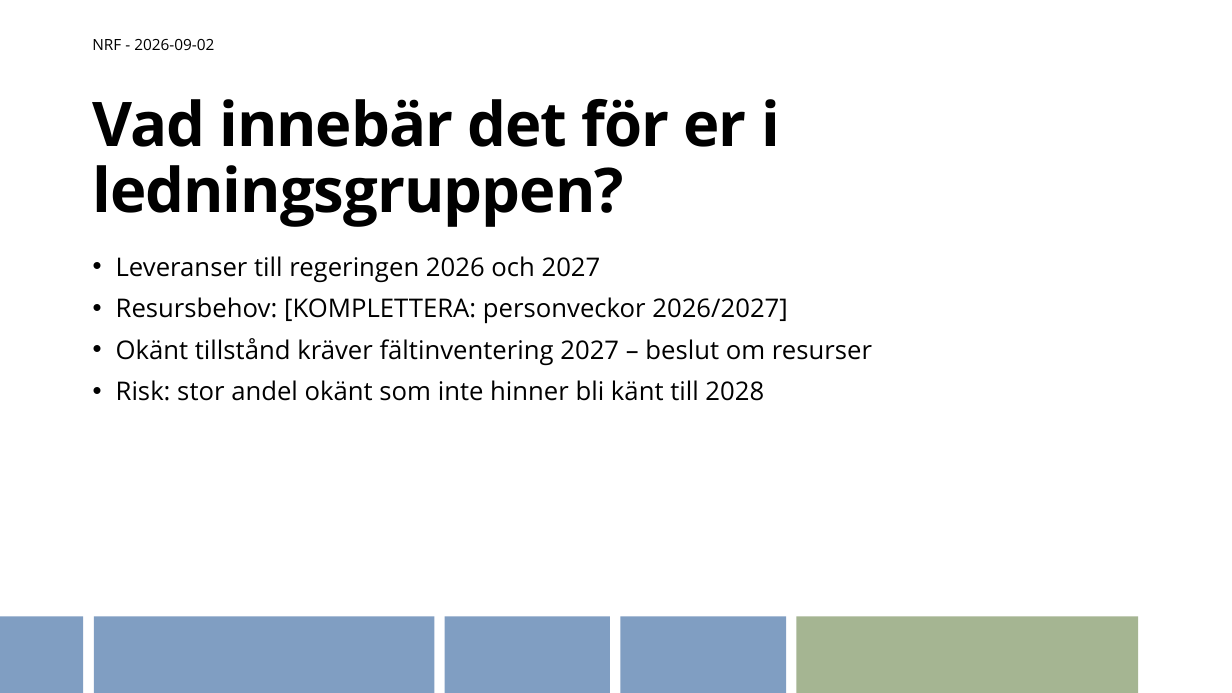
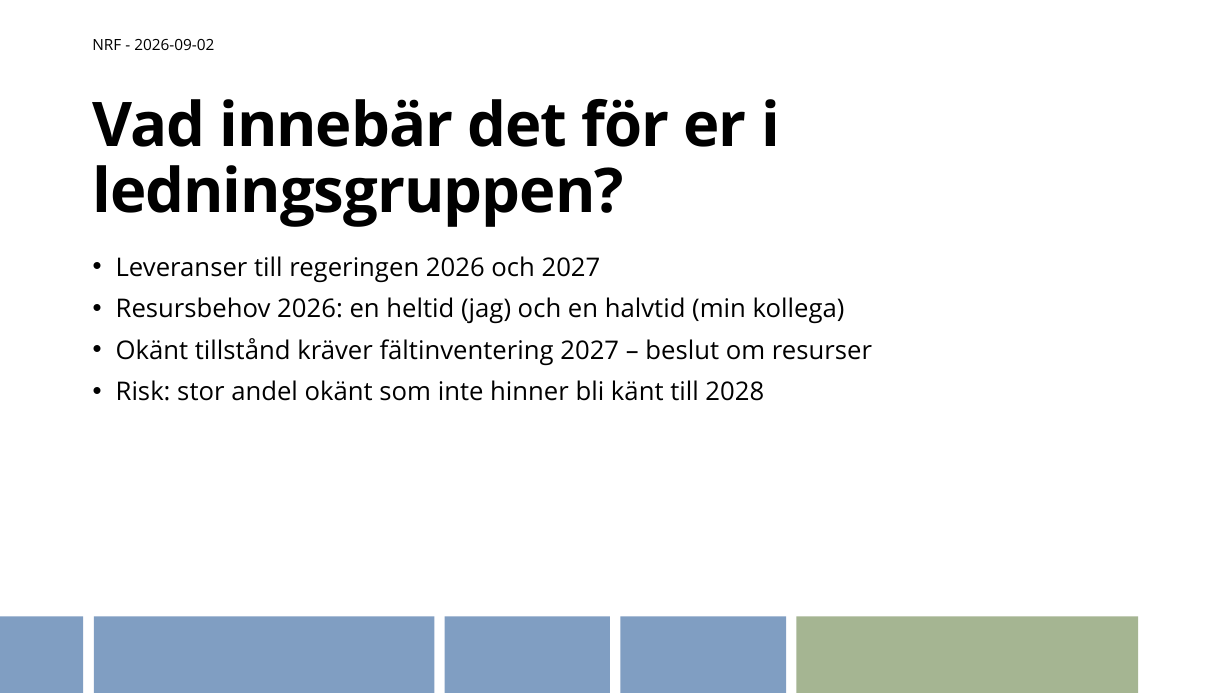
Before and after one commit to ulfboge/lansstyrelsen-nrr, a slide deck: slide 9 of docs/nrf-presentation-v2.pptx. Drawn at 1232x693 pixels with LibreOffice and Linux fonts; fonts in the diff are those of the drawing; background and template pictures are left out. Boxes give left, top, right and bottom in pixels: in the first picture for what was removed or moved away, otherwise in the second. Text is boxed around its words. In the diff, an @@ line names an element or a change of style, - is before the commit and + after.

```diff
--- a/docs/nrf-presentation-v2.pptx
+++ b/docs/nrf-presentation-v2.pptx
@@ text at (116,297,845,324): text changed @@
-• Resursbehov: [KOMPLETTERA: personveckor 2026/2027]
+• Resursbehov 2026: en heltid (jag) och en halvtid (min kollega)
```
Also in this commit, not shown: 1 slide added.
